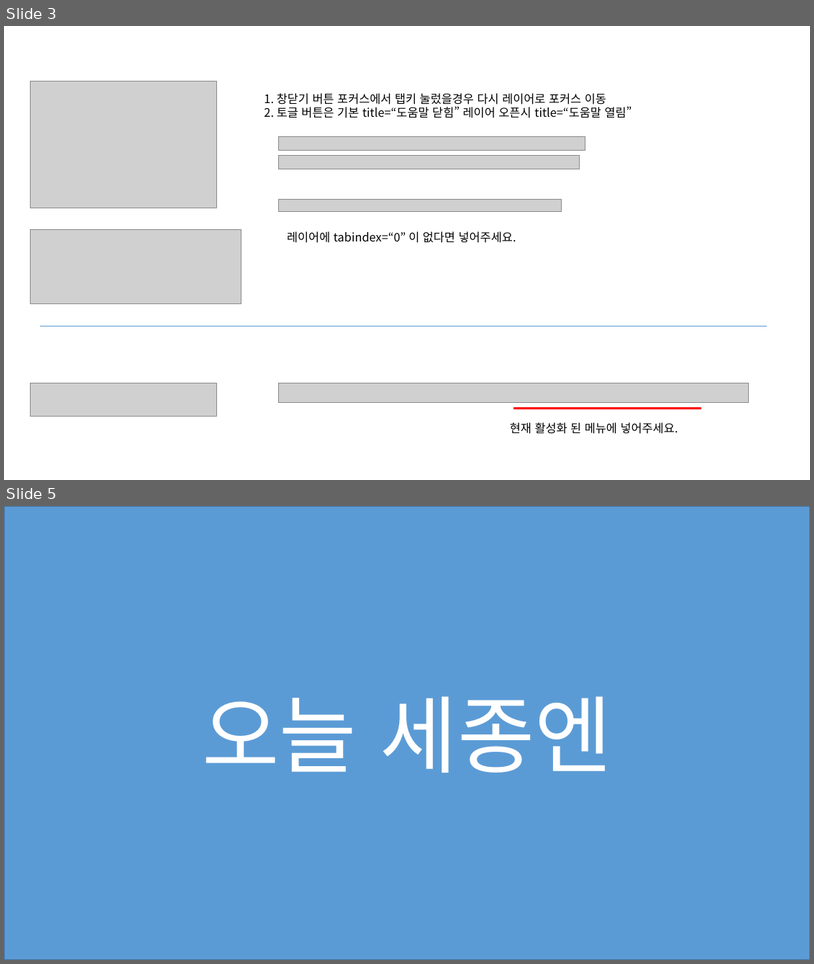
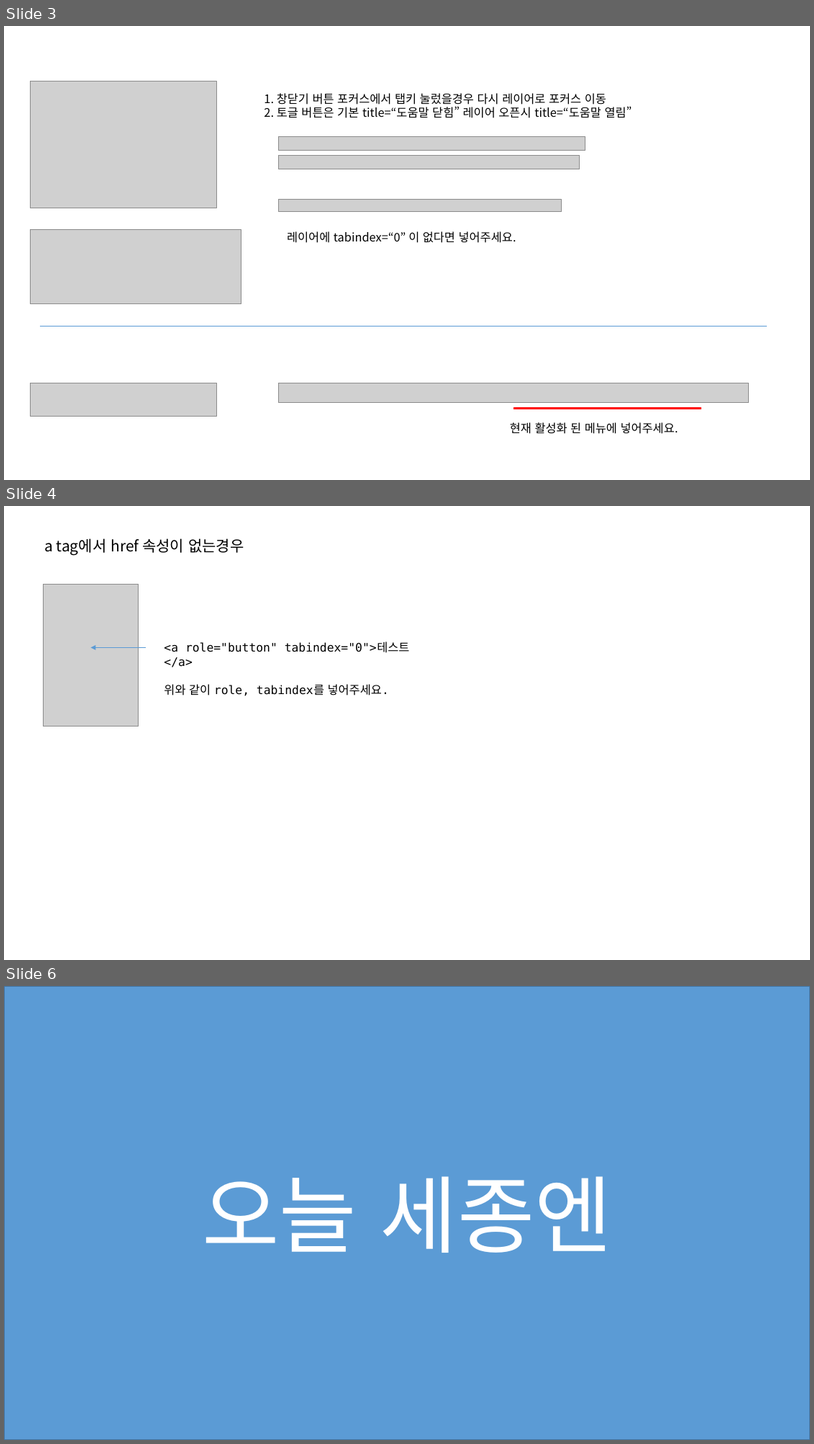
Before and after one commit to jeoungGyy/sejong, a slide deck: ppt/웹접근성 오류 체크(운영).pptx. Shown one above the other, each under a label of ours: slides 3 and 5 before the commit, slides 3, 4 and 6 after it; the slides between them are not shown. The pictures are 814x964 and 814x1444 pixels, drawn with LibreOffice and Linux fonts; fonts in the diff are those of the drawing; grey boxes stand for pictures. Boxes give left, top, right and bottom in pixels: in the first picture for what was removed or moved away, otherwise in the second. Text is boxed around its words. In the diff, an @@ line names an element or a change of style, - is before the commit and + after.

```diff
--- a/ppt/웹접근성 오류 체크(운영).pptx
+++ b/ppt/웹접근성 오류 체크(운영).pptx
@@ slide 4 added at (4, 506, 810, 960), background #FFFFFF @@
@@ text added at (44, 538, 244, 555), 18 pt, text #000000 @@
+a tag에서 href 속성이 없는경우
@@ picture added at (44, 584, 139, 726) @@
@@ arrow added from (146, 648) to (90, 648), #5B9BD5 0.5 pt @@
@@ text added at (164, 642, 410, 696), 14 pt, text #000000 @@
+<a role="button" tabindex="0">테스트</a>
+위와 같이 role, tabindex를 넣어주세요.
@@ what was slide 5 is now slide 6 @@
```
Also in this commit, not shown: 1 other file.
